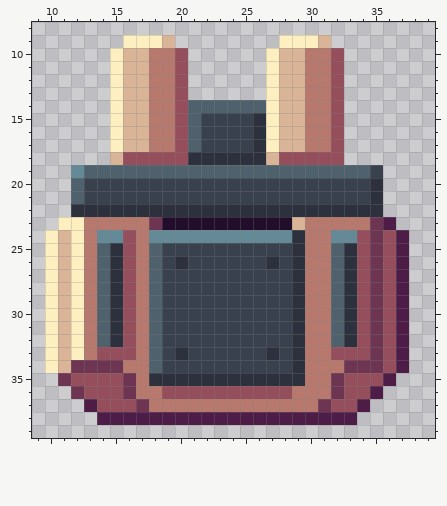
Edited in one commit: pixel-art sprite (Assets/02.Sprites/UI/TestTower.png). Above, as it was before the edit.
The file is 48x48 pixels. Shown: x 9..39, y 8..39.
The result:
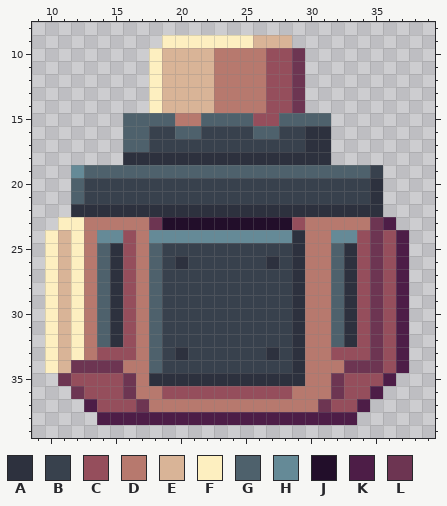
Palette (. is transparent): A #2d313e  B #38414d  C #954e5c  D #b7796e  E #d9b497  F #fdefc0  G #4e616c  H #658a97  J #220e2a  K #4d1d47  L #6d3552
Diff:
{"y":9,"x":16,"old":"FFFE........FFFE","new":"...FFFFFFFEEE..."}
{"y":10,"x":15,"old":"FEEDDC......FEEDDC","new":"...FEEEEDDDDCCL..."}
{"y":11,"x":15,"old":"FEEDDC......FEEDDC","new":"...FEEEEDDDDCCL..."}
{"y":12,"x":15,"old":"FEEDDC......FEEDDC","new":"...FEEEEDDDDCCL..."}
{"y":13,"x":15,"old":"FEEDDC......FEEDDC","new":"...FEEEEDDDDCCL..."}
{"y":14,"x":15,"old":"FEEDDCGGGGGGFEEDDC","new":"...FEEEEDDDDCCL..."}
{"y":15,"x":15,"old":"FEEDDCGBBBBAFEEDDC","new":".GGGGDDGGGGCCGGGG."}
{"y":16,"x":15,"old":"FEEDDC","new":".GGBBG"}
{"y":16,"x":26,"old":"AFEEDDC","new":"GGBBAA."}
{"y":17,"x":15,"old":"FEEDDCG","new":".GGBBBB"}
{"y":17,"x":26,"old":"AFEEDDC","new":"BBBBAA."}
{"y":18,"x":15,"old":"ECCCCC","new":".AAAAA"}
{"y":18,"x":27,"old":"ECCCCC","new":"AAAAA."}
{"y":23,"x":29,"old":"E","new":"C"}
{"label":"changed","picture_box":[110,35,344,165]}
{"label":"changed","picture_box":[292,217,305,230]}
